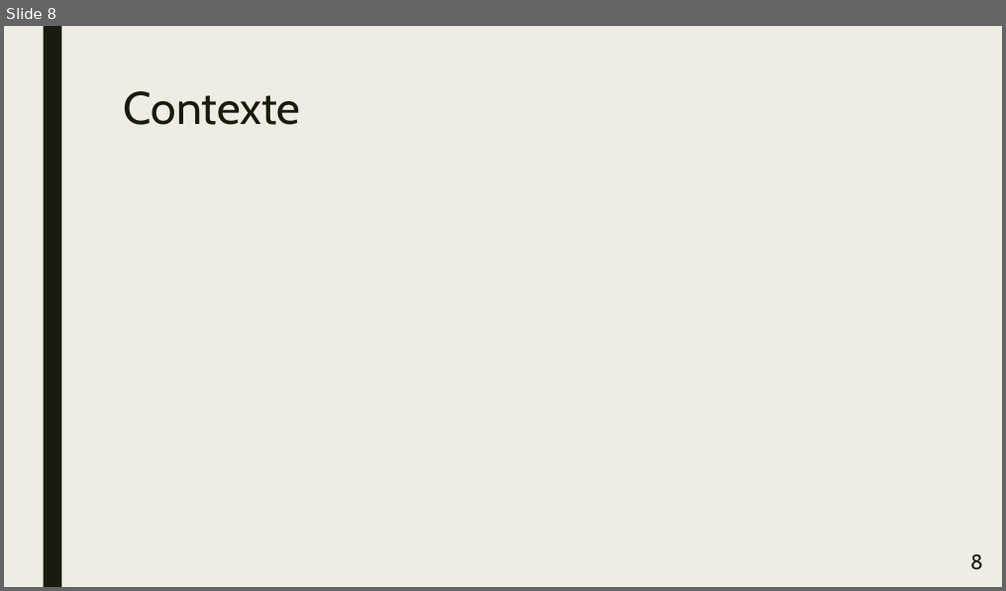
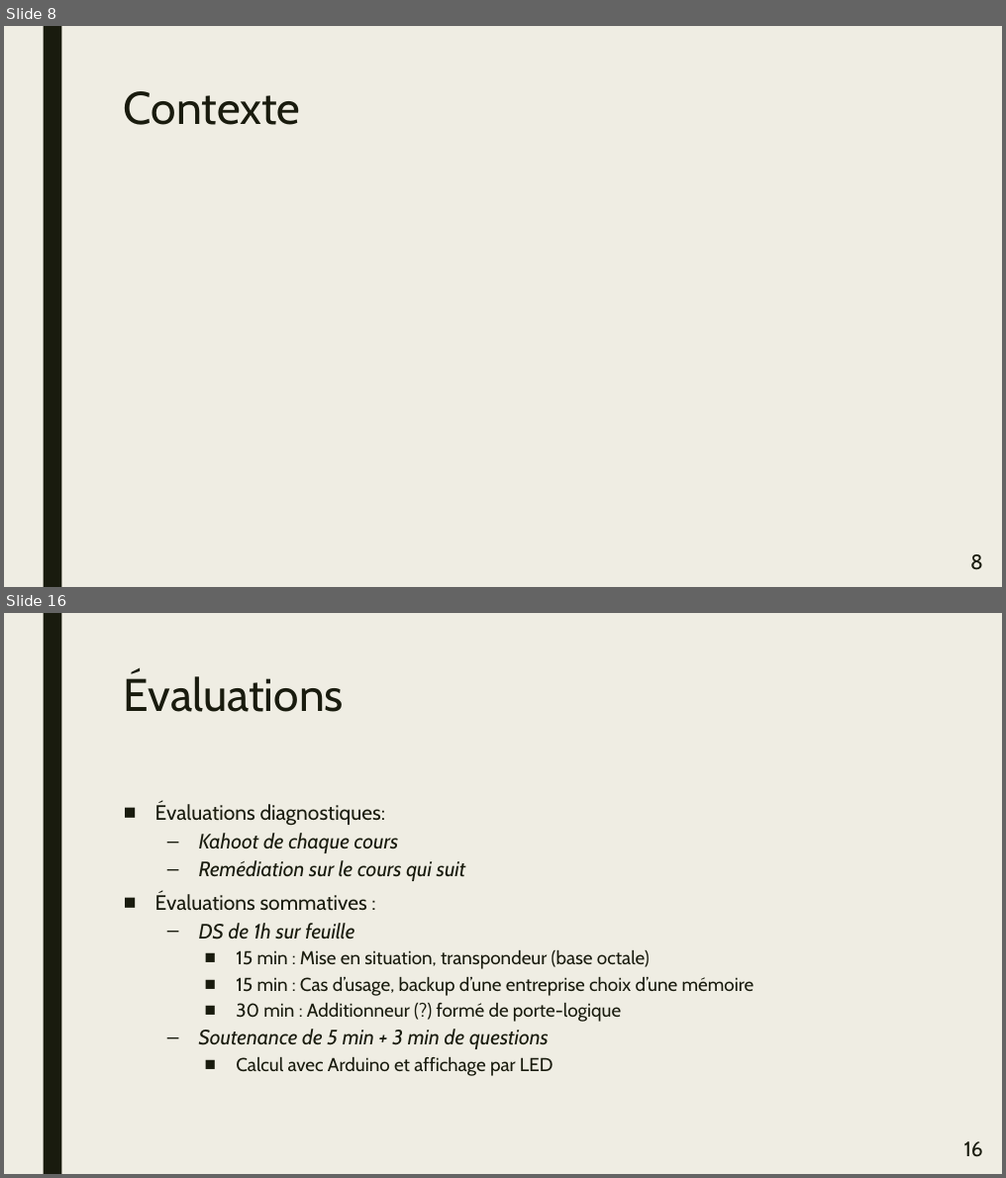
Before and after one commit to CyberJulien/Agreg_Meca, a slide deck: fichiers/presentation/PresSpe.pptx. Shown one above the other, each under a label of ours: slide 8 before the commit, slides 8 and 16 after it; the slides between them are not shown. The pictures are 1006x591 and 1006x1178 pixels, drawn with LibreOffice and Linux fonts; fonts in the diff are those of the drawing. Boxes give left, top, right and bottom in pixels: in the first picture for what was removed or moved away, otherwise in the second. Text is boxed around its words. In the diff, an @@ line names an element or a change of style, - is before the commit and + after.

```diff
--- a/fichiers/presentation/PresSpe.pptx
+++ b/fichiers/presentation/PresSpe.pptx
@@ slide 16 added at <box>4,613,1002,1174</box>, background #EFEDE3; not listed: 1 template element that a slide beside it also shows @@
@@ title added at <box>124,672,344,712</box>, 44 pt, text #191B0E @@
+Évaluations
@@ text added at <box>155,802,754,1076</box>, 18 pt, text #191B0E @@
+■ Évaluations diagnostiques:
+  – Kahoot de chaque cours
+  – Remédiation sur le cours qui suit
+■ Évaluations sommatives :
+  – DS de 1h sur feuille
+    ■ 15 min : Mise en situation, transpondeur (base octale)
+    ■ 15 min : Cas d’usage, backup d’une entreprise choix d’une mémoire
+    ■ 30 min : Additionneur (?) formé de porte-logique
+  – Soutenance de 5 min + 3 min de questions
+    ■ Calcul avec Arduino et affichage par LED
@@ page number added at <box>964,1142,983,1157</box>, 20 pt, text #191B0E @@
+16
```
Also in this commit, not shown: 2 slides changed, 10 other slides added, 3 other files.
